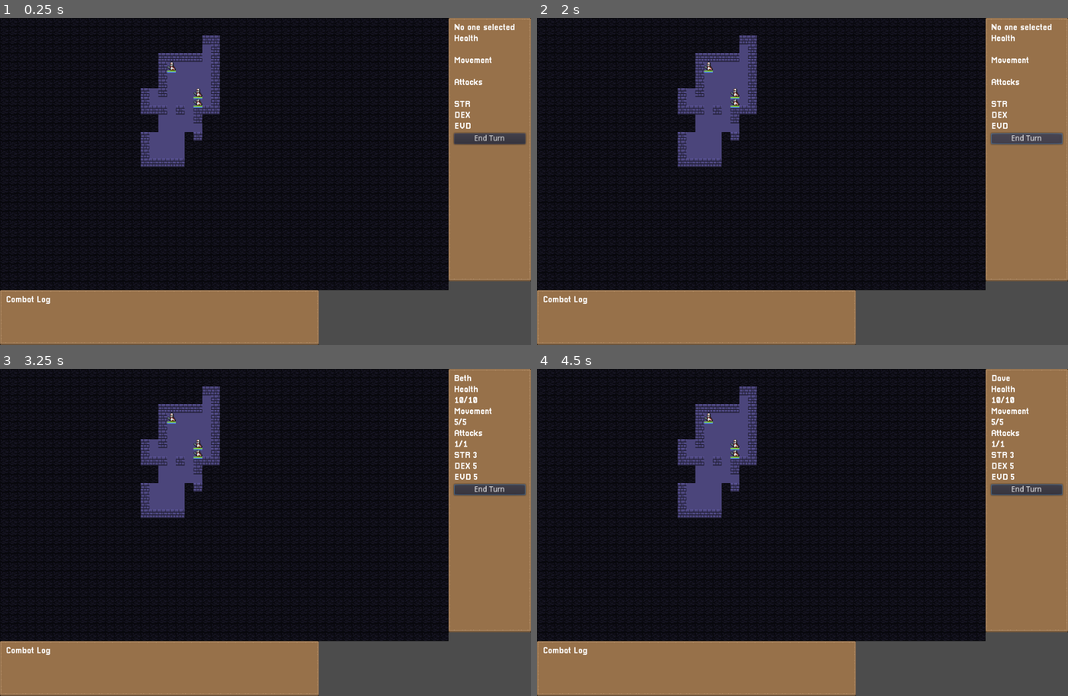
Above: before the commit, frames 1-4 (two rows, left to right).
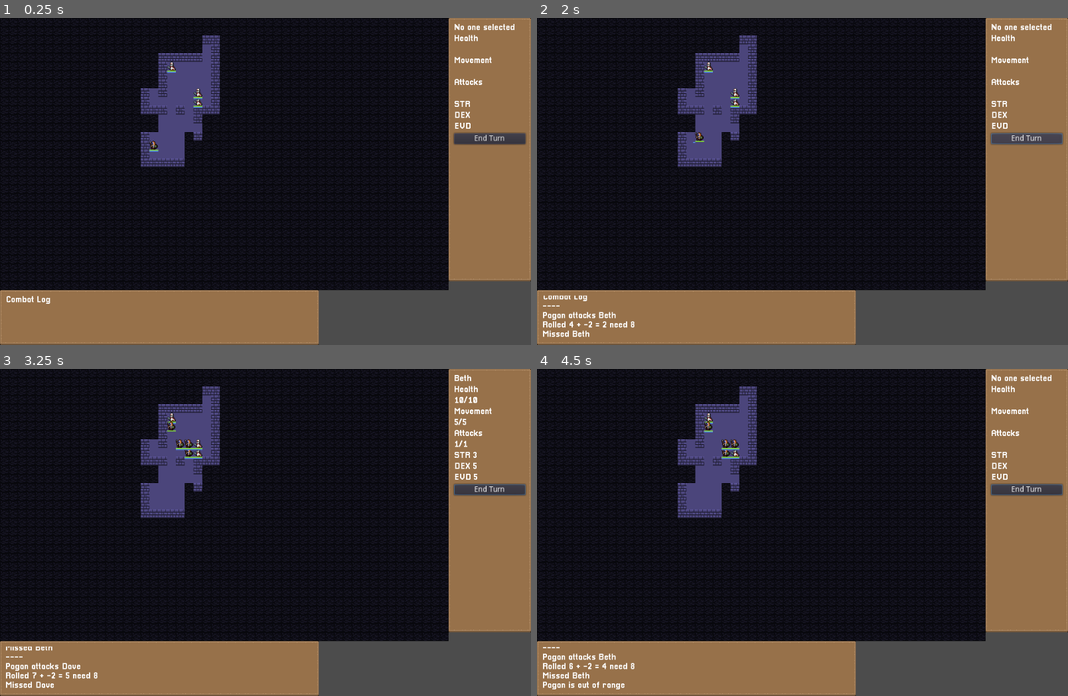
Above: after the commit, the same moments.

Repository: dyerw/ad-infernum
Game: Godot game, scene res://Game.tscn
Two runs of this game, one before a commit and one after it. Both use one fixed random seed, a clock stepped at 60 frames per second and the inputs below.
Inputs (mouse positions are in pixels of both pictures, inside the frame that each line leads up to):
- Up to frame 1 (0.25 s): no input
- Up to frame 2 (2 s): click "End Turn" at 0.5 s; click "End Turn" at 1.25 s
- Up to frame 3 (3.25 s): click "End Turn" at 2 s; tap Enter at 2.75 s; move the mouse to (196, 454) at 2.77 s; click (196, 454) at 2.92 s
- Up to frame 4 (4.5 s): tap Space at 3.5 s; move the mouse to (706, 418) at 3.52 s; click (706, 418) at 3.67 s; move the mouse to (733, 444) at 4.27 s; click (733, 444) at 4.42 s

The runs differ from the first frame. In frame 1, less than 0.1% of the frame differs, in the area x 28-30%, y 37-41%; in frame 2, 0.6%; in frame 3, 0.7%; in frame 4, 1.0%, in the area x 1-97%, y 1-98%.

Commit message:
Make enemies show up after their movement

Diff:
--- a/Game.gd
+++ b/Game.gd
@@ -266,7 +266,7 @@
 	_place_player_units_in_room(rooms[0])
 	rooms.pop_front()
 	for room in rooms:
-		if Rand.one_in(5):
+		if Rand.one_in(2):
 			_place_enemy_units_in_room(room)
 
 	FogOfWar.draw_fog_of_war(map, entities)
@@ -301,4 +301,5 @@
 	user_input_blocked = true
 	for entity in all_entities():
 		yield(entity.end_turn(self), "completed")
+	FogOfWar.hide_entities(enemy_entities)
 	user_input_blocked = false
